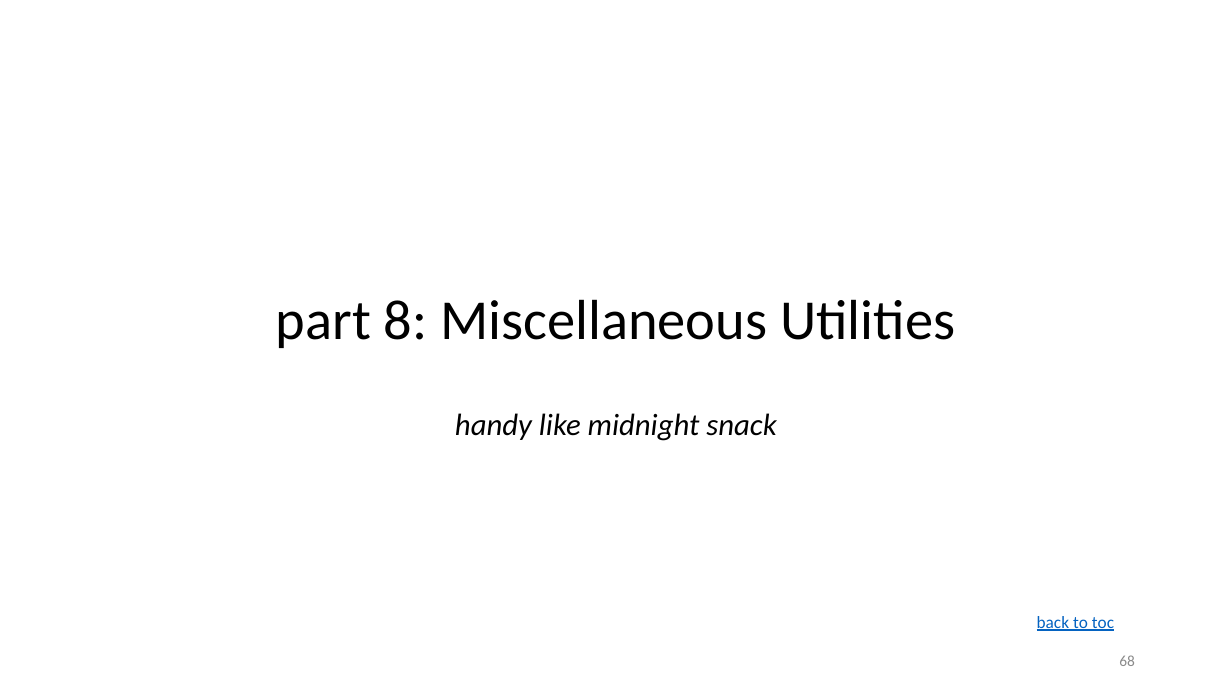
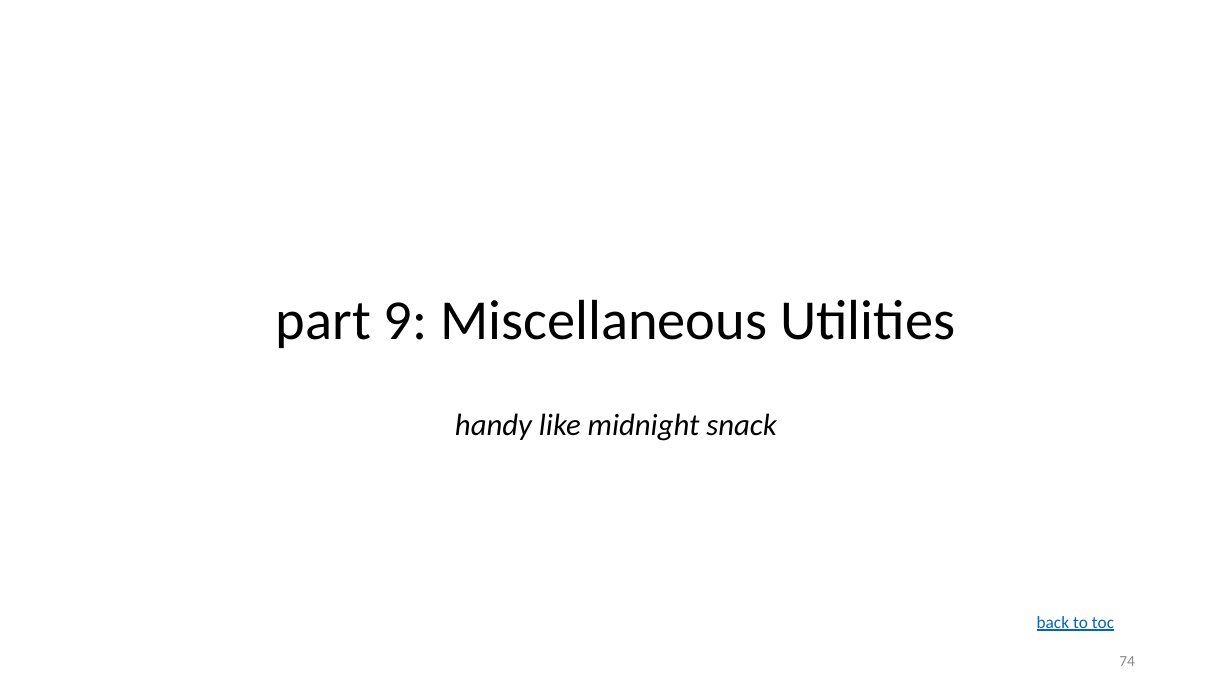
Before and after one commit to ketancmaheshwari/lisa19, a slide deck: slide 74 of lpt_LISA.pptx (slide 68 before the commit). Drawn at 1232x693 pixels with LibreOffice and Linux fonts; fonts in the diff are those of the drawing. Boxes give left, top, right and bottom in pixels: in the first picture for what was removed or moved away, otherwise in the second. Text is boxed around its words. In the diff, an @@ line names an element or a change of style, - is before the commit and + after.

```diff
--- a/lpt_LISA.pptx
+++ b/lpt_LISA.pptx
@@ title at (276,299,955,348): text changed @@
-part 8: Miscellaneous Utilities
+part 9: Miscellaneous Utilities
@@ page number at (1119,656,1135,666): text changed @@
-68
+74
```
Also in this commit, not shown: 3 other slides changed, 6 slides added, 1 other file.
